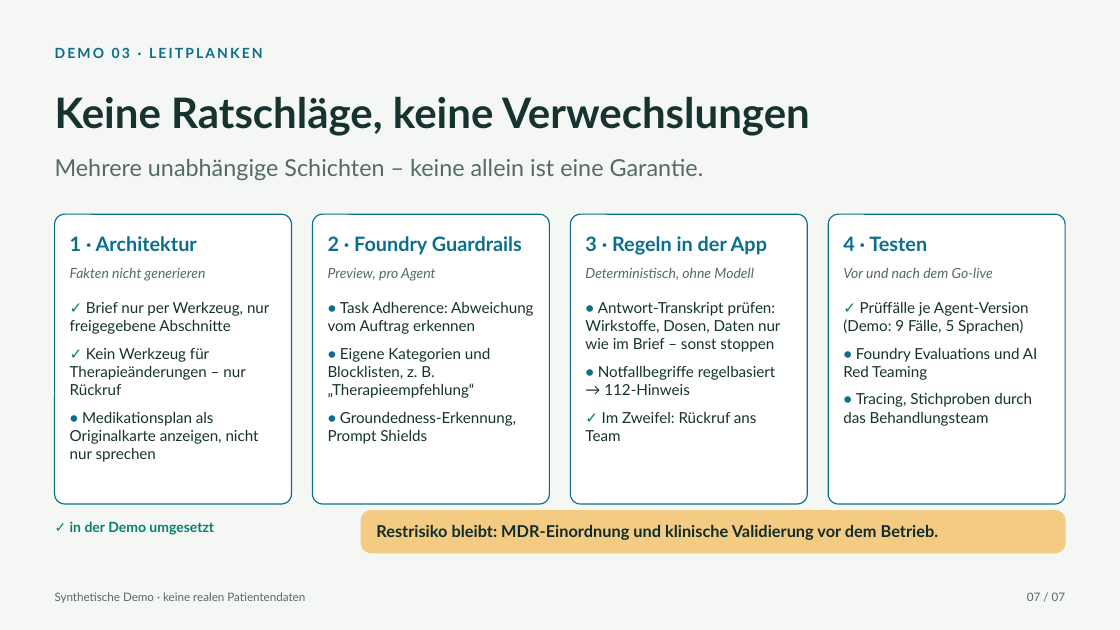
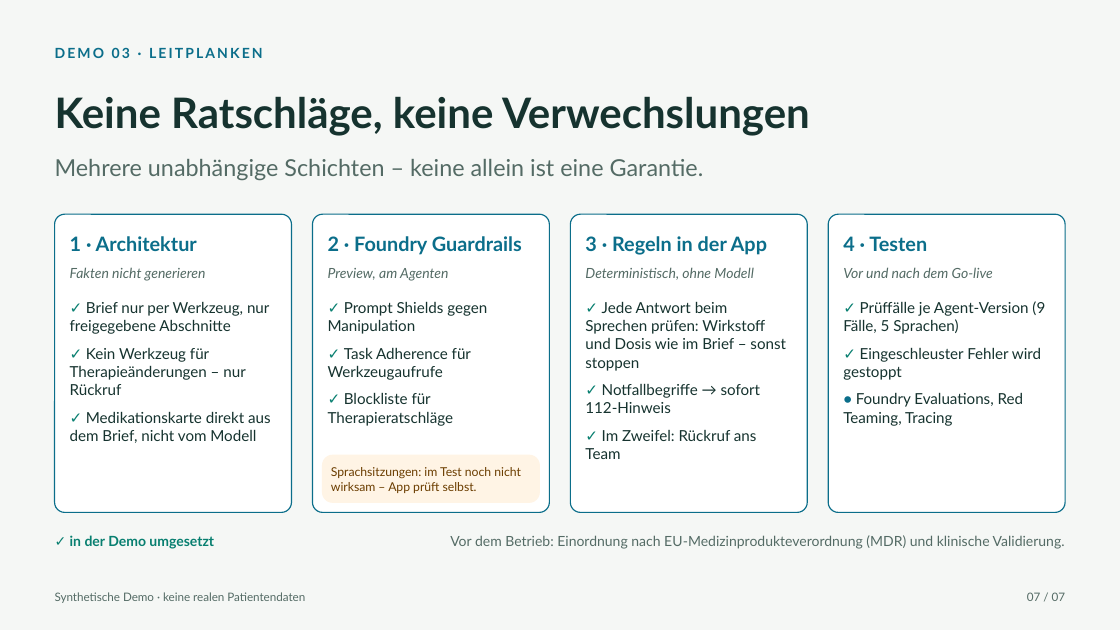
Before and after one commit to beyondelastic/healthcare-agent-demos, a slide deck: slide 7 of docs/slides/Healthcare-Agent-Demos-DE.pptx. Drawn at 1120x630 pixels with LibreOffice and Linux fonts; fonts in the diff are those of the drawing. Boxes give left, top, right and bottom in pixels: in the first picture for what was removed or moved away, otherwise in the second. Text is boxed around its words. In the diff, an @@ line names an element or a change of style, - is before the commit and + after.

```diff
--- a/docs/slides/Healthcare-Agent-Demos-DE.pptx
+++ b/docs/slides/Healthcare-Agent-Demos-DE.pptx
@@ rounded rectangle: place and size @@
-rounded rectangle at box(55, 214, 292, 504)
+rounded rectangle at box(55, 214, 292, 513)
@@ rounded rectangle: place and size @@
-rounded rectangle at box(313, 214, 549, 504)
+rounded rectangle at box(313, 214, 549, 513)
@@ rounded rectangle: place and size @@
-rounded rectangle at box(571, 214, 807, 504)
+rounded rectangle at box(571, 214, 807, 513)
@@ rounded rectangle: place and size @@
-rounded rectangle at box(828, 214, 1065, 504)
+rounded rectangle at box(828, 214, 1065, 513)
@@ text at box(328, 268, 448, 281): text changed @@
-Preview, pro Agent
+Preview, am Agenten
@@ text removed at box(328, 301, 533, 444) @@
-• Task Adherence: Abweichung vom Auftrag erkennen
-• Eigene Kategorien und Blocklisten, z. B. „Therapieempfehlung“
-• Groundedness-Erkennung, Prompt Shields
@@ text added at box(328, 301, 487, 426), 13 pt, text #16332F @@
+✓ Prompt Shields gegen Manipulation
+✓ Task Adherence für Werkzeugaufrufe
+✓ Blockliste für Therapieratschläge
@@ text at box(585, 301, 786, 413): text changed @@
-• Antwort-Transkript prüfen: Wirkstoffe, Dosen, Daten nur wie im Brief – sonst stoppen
-• Notfallbegriffe regelbasiert → 112-Hinweis
+✓ Jede Antwort beim Sprechen prüfen: Wirkstoff und Dosis wie im Brief – sonst stoppen
+✓ Notfallbegriffe → sofort 112‑Hinweis
@@ text at box(843, 301, 1045, 426): text changed @@
-✓ Prüffälle je Agent-Version (Demo: 9 Fälle, 5 Sprachen)
-• Foundry Evaluations und AI Red Teaming
-• Tracing, Stichproben durch das Behandlungsteam
+✓ Prüffälle je Agent-Version (9 Fälle, 5 Sprachen)
+✓ Eingeschleuster Fehler wird gestoppt
+• Foundry Evaluations, Red Teaming, Tracing
@@ text at box(70, 411, 271, 443): text changed @@
-• Medikationsplan als Originalkarte anzeigen, nicht nur sprechen
+✓ Medikationskarte direkt aus dem Brief, nicht vom Modell
@@ rounded rectangle added at box(323, 455, 539, 502), fill #FFF4E5, outline #FFF4E5 1 pt @@
@@ text added at box(331, 467, 521, 493), 10.5 pt, text #6B3D00 @@
+Sprachsitzungen: im Test noch nicht wirksam – App prüft selbst.
@@ text "✓ in der Demo umgesetzt": place and size @@
-text "✓ in der Demo umgesetzt" at box(70, 521, 214, 535)
+text "✓ in der Demo umgesetzt" at box(70, 535, 214, 549)
@@ rounded rectangle removed at box(361, 511, 1065, 553) @@
@@ text at box(450, 535, 1065, 549): text changed; size 14 to 12 pt; text colour #102C2B to #546B65; bold off @@
-Restrisiko bleibt: MDR-Einordnung und klinische Validierung vor dem Betrieb.
+Vor dem Betrieb: Einordnung nach EU-Medizinprodukteverordnung (MDR) und klinische Validierung.
```
Also in this commit, not shown: 22 other files.
